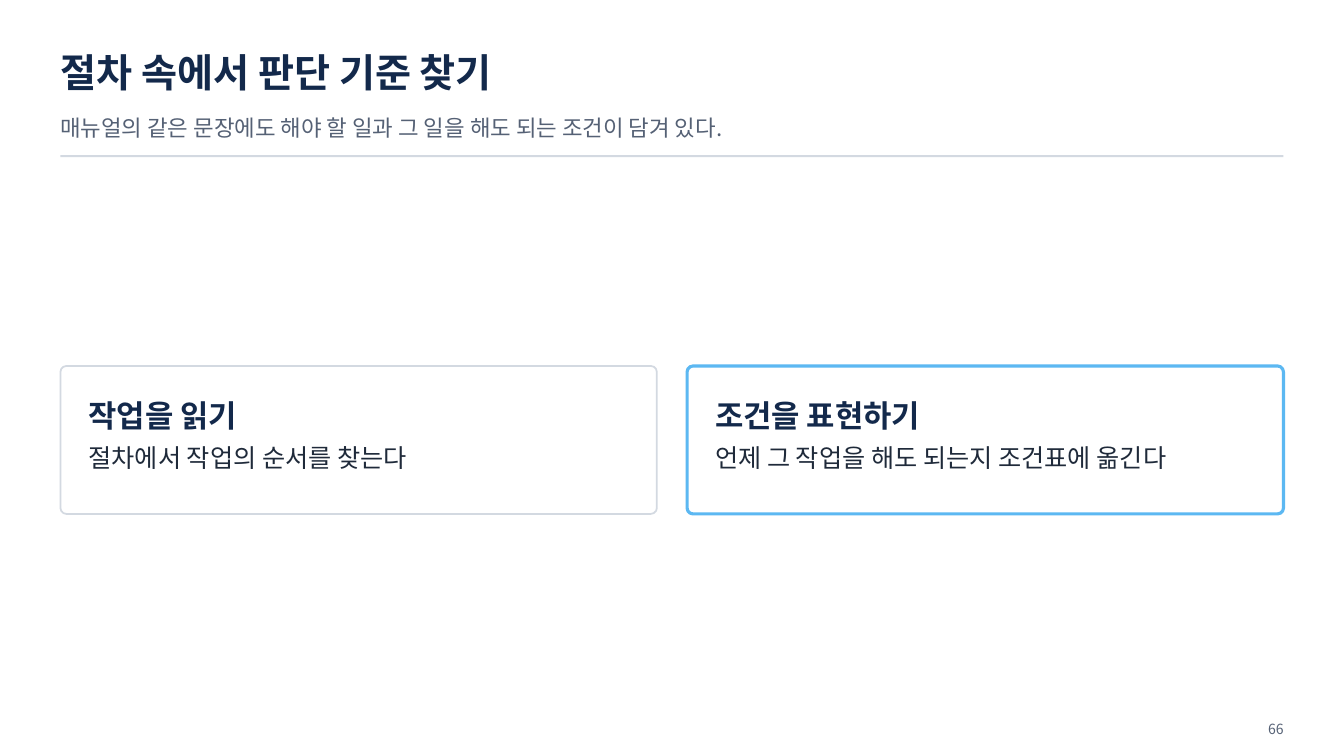
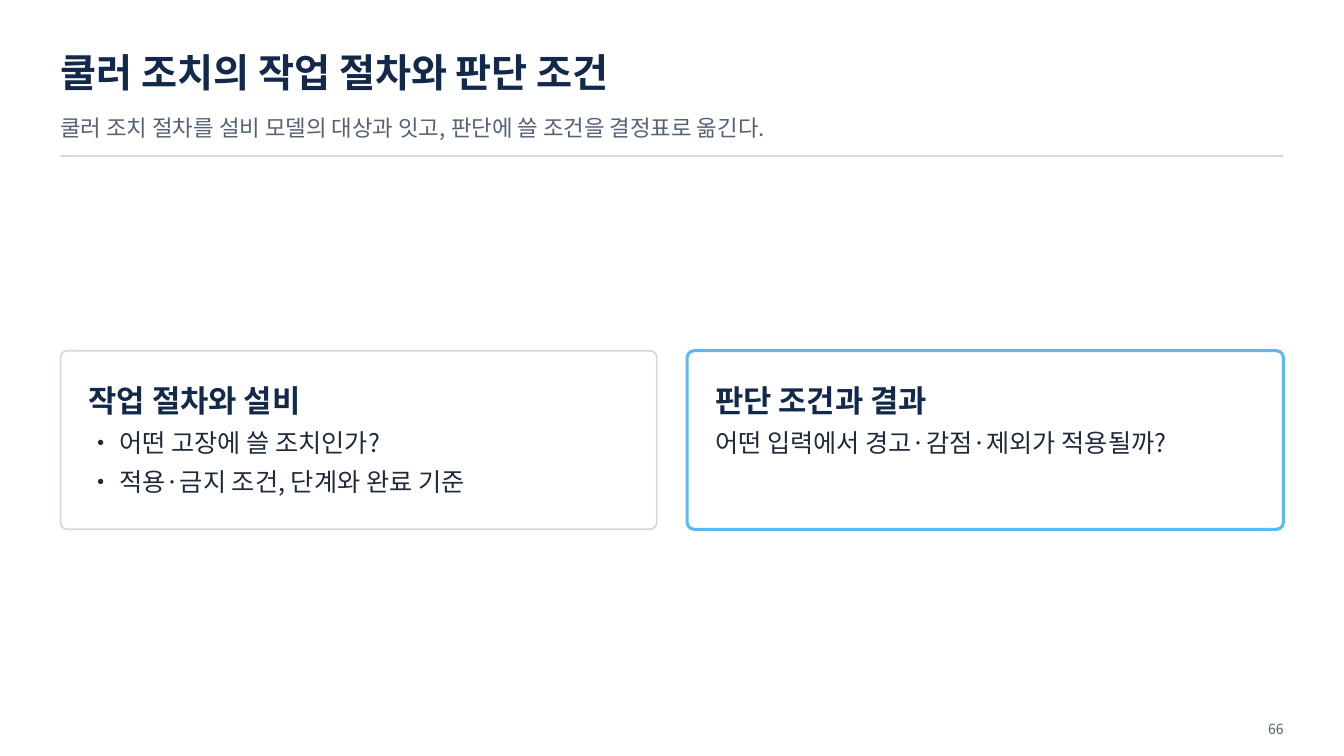
Before and after one commit to uengine-oss/hyd-iot-edu, a slide deck: slide 66 of workspace/강의제작/산출물/통합반/이론/03회차/통합반_03일차.pptx. Drawn at 1344x756 pixels with LibreOffice and Linux fonts; fonts in the diff are those of the drawing. Boxes give left, top, right and bottom in pixels: in the first picture for what was removed or moved away, otherwise in the second. Text is boxed around its words. In the diff, an @@ line names an element or a change of style, - is before the commit and + after.

Commit message:
통합반 3회차 65~66장 SOP·조건표 소개를 현행 랩 계약과 낭독에 맞춘다

```diff
--- a/workspace/강의제작/산출물/통합반/이론/03회차/통합반_03일차.pptx
+++ b/workspace/강의제작/산출물/통합반/이론/03회차/통합반_03일차.pptx
@@ text at bbox=[60, 54, 609, 91]: text changed @@
-절차 속에서 판단 기준 찾기
+쿨러 조치의 작업 절차와 판단 조건
@@ text at bbox=[60, 117, 765, 140]: text changed @@
-매뉴얼의 같은 문장에도 해야 할 일과 그 일을 해도 되는 조건이 담겨 있다.
+쿨러 조치 절차를 설비 모델의 대상과 잇고, 판단에 쓸 조건을 결정표로 옮긴다.
@@ rounded rectangle: place and size @@
-rounded rectangle at bbox=[60, 366, 657, 514]
+rounded rectangle at bbox=[60, 351, 657, 529]
@@ rounded rectangle: place and size @@
-rounded rectangle at bbox=[688, 366, 1285, 514]
+rounded rectangle at bbox=[688, 351, 1285, 529]
@@ text at bbox=[88, 386, 464, 496]: text changed @@
-작업을 읽기
-절차에서 작업의 순서를 찾는다
+작업 절차와 설비
+• 어떤 고장에 쓸 조치인가?
+• 적용·금지 조건, 단계와 완료 기준
@@ text at bbox=[715, 386, 1167, 454]: text changed @@
-조건을 표현하기
-언제 그 작업을 해도 되는지 조건표에 옮긴다
+판단 조건과 결과
+어떤 입력에서 경고·감점·제외가 적용될까?
```
Also in this commit, not shown: 1 other slide changed, 15 other files.
